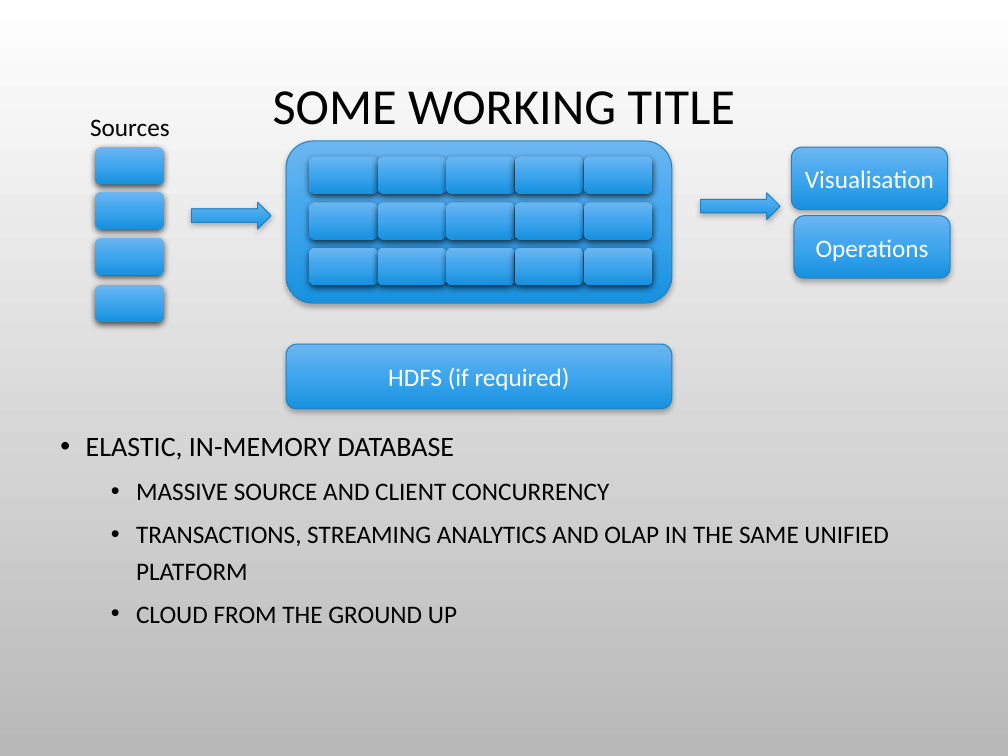
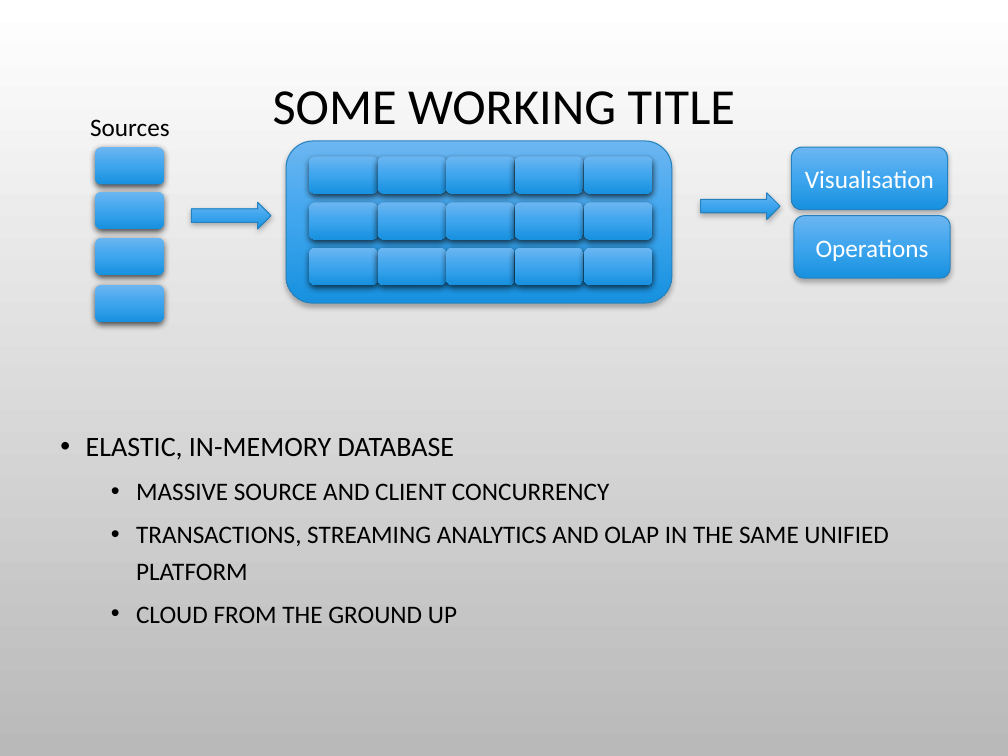
Before and after one commit to charlesduffy/erlysql, a slide deck: slide 7 of doc/Pitch1.pptx. Drawn at 1008x756 pixels with LibreOffice and Linux fonts; fonts in the diff are those of the drawing; background and template pictures are left out. Boxes give left, top, right and bottom in pixels: in the first picture for what was removed or moved away, otherwise in the second. Text is boxed around its words. In the diff, an @@ line names an element or a change of style, - is before the commit and + after.

```diff
--- a/doc/Pitch1.pptx
+++ b/doc/Pitch1.pptx
@@ rounded rectangle removed at <box>286,344,672,408</box> @@
-HDFS (if required)
```
Also in this commit, not shown: 6 other slides changed.
